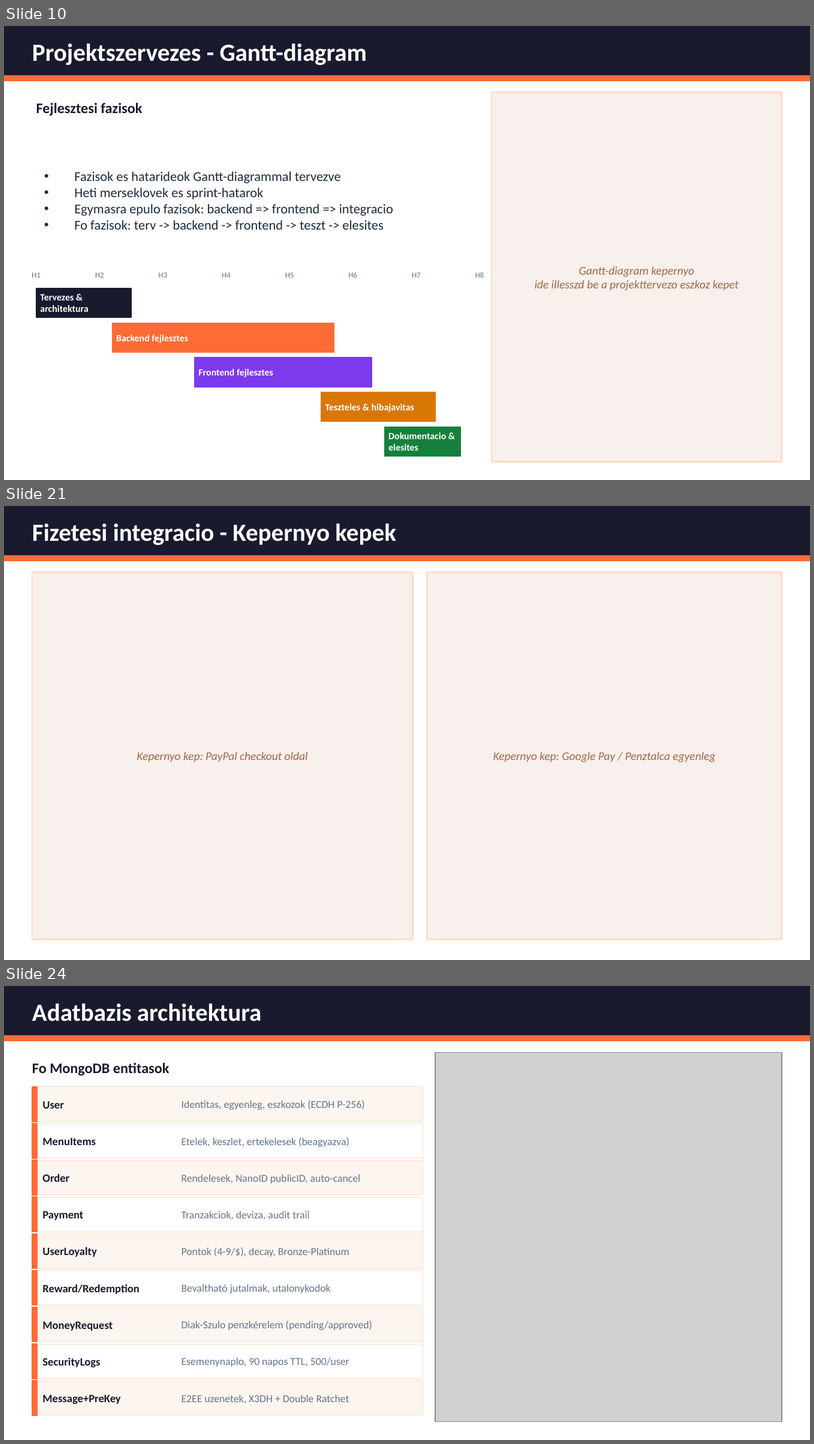
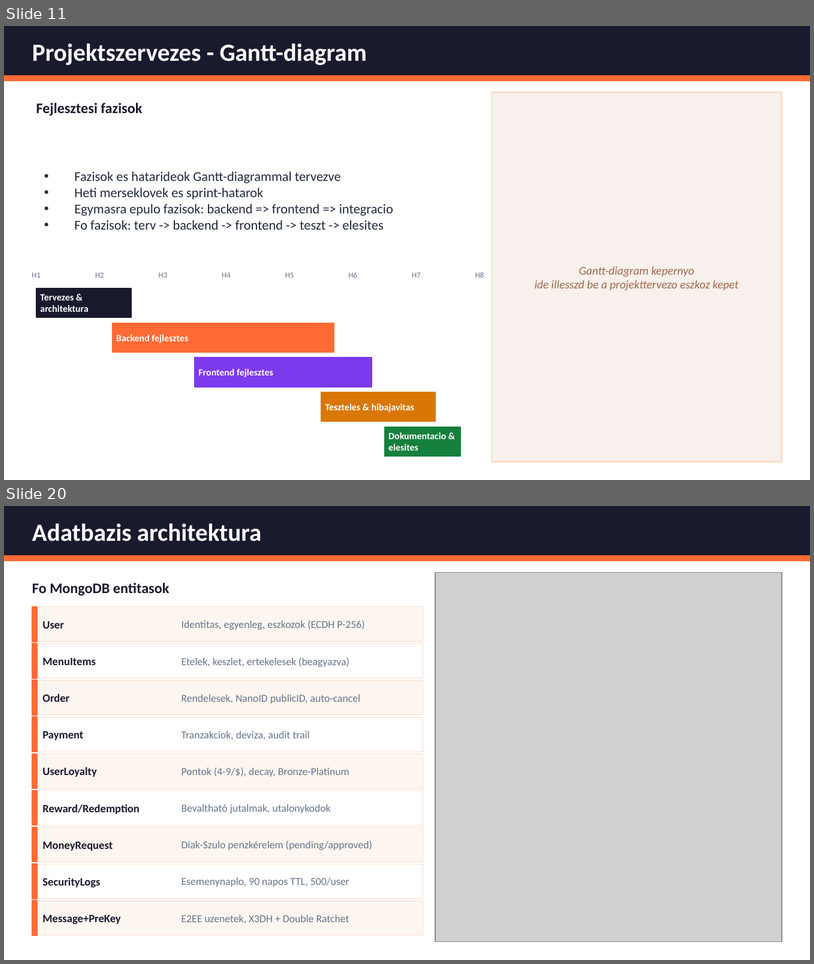
Before and after one commit to bivorzk/iskolaprojekt, a slide deck: SnapTray_Prezentacio_v3.pptx. Shown one above the other, each under a label of ours: slides 10, 21 and 24 before the commit, slides 11 and 20 after it; the slides between them are not shown. The pictures are 814x1444 and 814x964 pixels, drawn with LibreOffice and Linux fonts; fonts in the diff are those of the drawing; grey boxes stand for pictures. Boxes give left, top, right and bottom in pixels: in the first picture for what was removed or moved away, otherwise in the second. Text is boxed around its words. In the diff, an @@ line names an element or a change of style, - is before the commit and + after.

```diff
--- a/SnapTray_Prezentacio_v3.pptx
+++ b/SnapTray_Prezentacio_v3.pptx
@@ slide 21 removed at bbox=[4, 506, 810, 960], background #FFFFFF @@
@@ rectangle removed at bbox=[4, 506, 810, 556] @@
@@ text removed at bbox=[32, 523, 396, 545] @@
-Fizetesi integracio - Kepernyo kepek
@@ rectangle removed at bbox=[4, 556, 810, 561] @@
@@ rectangle removed at bbox=[32, 572, 413, 939] @@
@@ rectangle removed at bbox=[428, 572, 782, 939] @@
@@ text removed at bbox=[137, 751, 308, 762] @@
-Kepernyo kep: PayPal checkout oldal
@@ text removed at bbox=[494, 751, 716, 762] @@
-Kepernyo kep: Google Pay / Penztalca egyenleg
@@ what was slide 10 is now slide 11 @@
@@ what was slide 24 is now slide 20 @@
```
Also in this commit, not shown: 10 slides changed, 2 slides added, 15 other slides removed, 1 other file.
